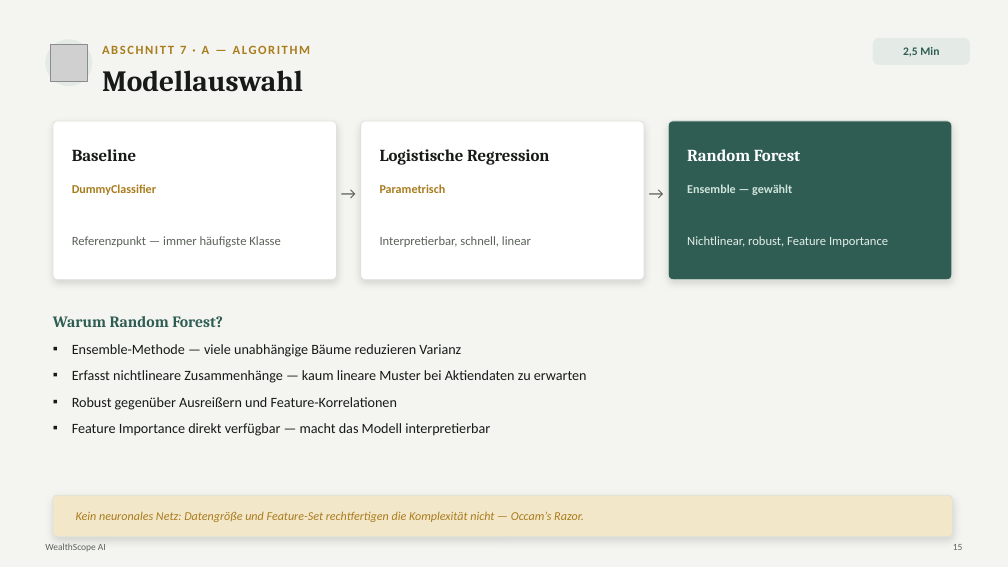
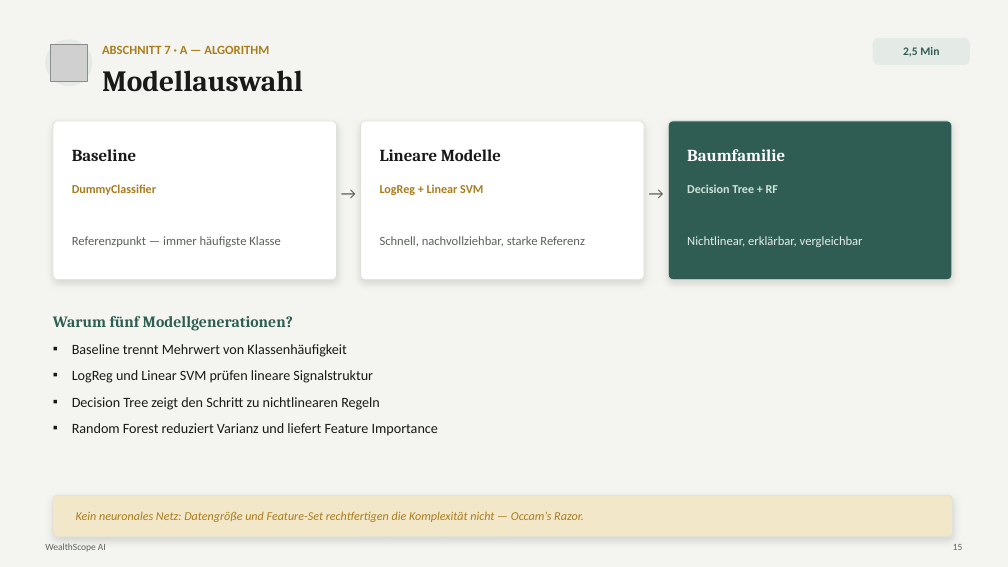
Before and after one commit to fedansoufiane-commits/forexscope-ai, a slide deck: slide 15 of Präsentation/WealthScope_Praesentation.pptx. Drawn at 1008x567 pixels with LibreOffice and Linux fonts; fonts in the diff are those of the drawing; grey boxes stand for pictures. Boxes give left, top, right and bottom in pixels: in the first picture for what was removed or moved away, otherwise in the second. Text is boxed around its words. In the diff, an @@ line names an element or a change of style, - is before the commit and + after.

```diff
--- a/Präsentation/WealthScope_Praesentation.pptx
+++ b/Präsentation/WealthScope_Praesentation.pptx
@@ text "ABSCHNITT 7 · A — ..." at bbox=[102, 45, 269, 54]: letter spacing 1.5 to 0 pt @@
@@ text at bbox=[380, 149, 501, 161]: text changed @@
-Logistische Regression
+Lineare Modelle
@@ text at bbox=[687, 149, 785, 161]: text changed @@
-Random Forest
+Baumfamilie
@@ text at bbox=[380, 184, 483, 195]: text changed @@
-Parametrisch
+LogReg + Linear SVM
@@ text at bbox=[687, 184, 778, 193]: text changed @@
-Ensemble — gewählt
+Decision Tree + RF
@@ text at bbox=[380, 236, 585, 246]: text changed @@
-Interpretierbar, schnell, linear
+Schnell, nachvollziehbar, starke Referenz
@@ text at bbox=[687, 236, 863, 247]: text changed @@
-Nichtlinear, robust, Feature Importance
+Nichtlinear, erklärbar, vergleichbar
@@ text at bbox=[53, 316, 293, 331]: text changed @@
-Warum Random Forest?
+Warum fünf Modellgenerationen?
@@ text at bbox=[72, 344, 438, 436]: text changed @@
-▪ Ensemble-Methode — viele unabhängige Bäume reduzieren Varianz
-▪ Erfasst nichtlineare Zusammenhänge — kaum lineare Muster bei Aktiendaten zu erwarten
-▪ Robust gegenüber Ausreißern und Feature-Korrelationen
-▪ Feature Importance direkt verfügbar — macht das Modell interpretierbar
+▪ Baseline trennt Mehrwert von Klassenhäufigkeit
+▪ LogReg und Linear SVM prüfen lineare Signalstruktur
+▪ Decision Tree zeigt den Schritt zu nichtlinearen Regeln
+▪ Random Forest reduziert Varianz und liefert Feature Importance
```
Also in this commit, not shown: 29 other slides changed, 28 other files.
